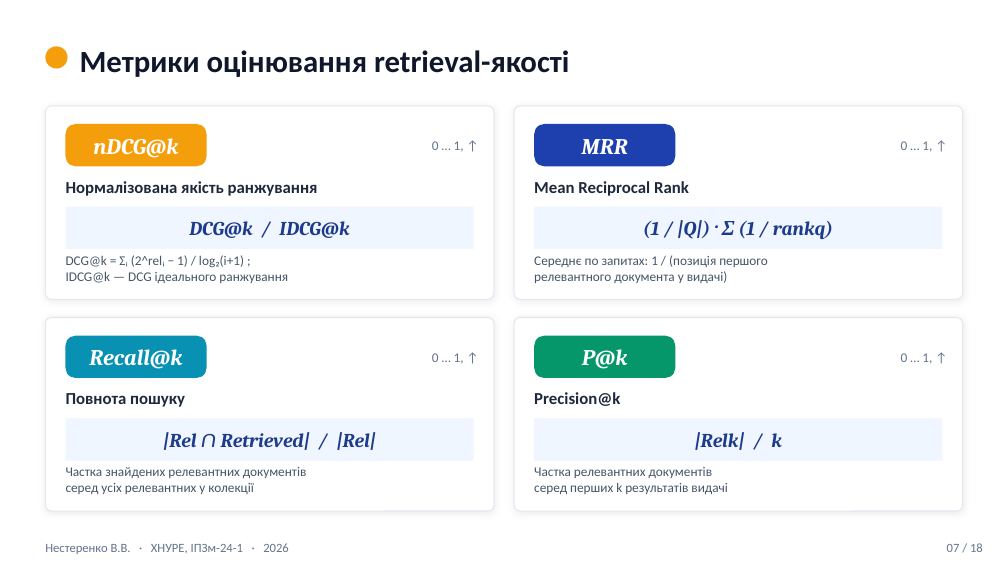
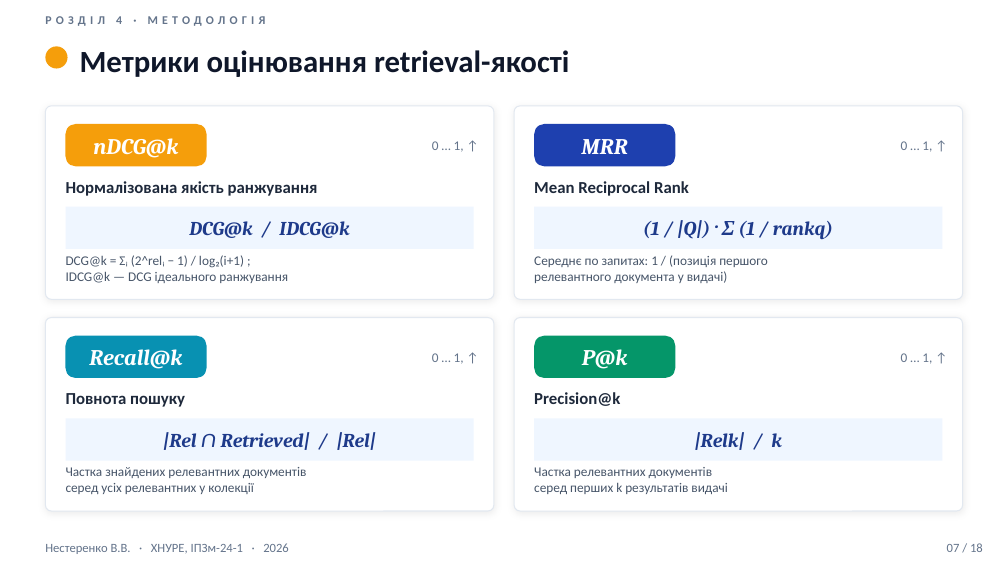
Before and after one commit to vitaliinnest/kb-semantic-search-benchmark, a slide deck: slide 7 of thesis/Nesterenko_Presentation.pptx. Drawn at 1008x567 pixels with LibreOffice and Linux fonts; fonts in the diff are those of the drawing. Boxes give left, top, right and bottom in pixels: in the first picture for what was removed or moved away, otherwise in the second. Text is boxed around its words. In the diff, an @@ line names an element or a change of style, - is before the commit and + after.

```diff
--- a/thesis/Nesterenko_Presentation.pptx
+++ b/thesis/Nesterenko_Presentation.pptx
@@ text added at (45, 16, 266, 26), 8.5 pt, text #64748B, bold @@
+РОЗДІЛ 4 · МЕТОДОЛОГІЯ
```
Also in this commit, not shown: 16 other slides changed, 1 other file.
